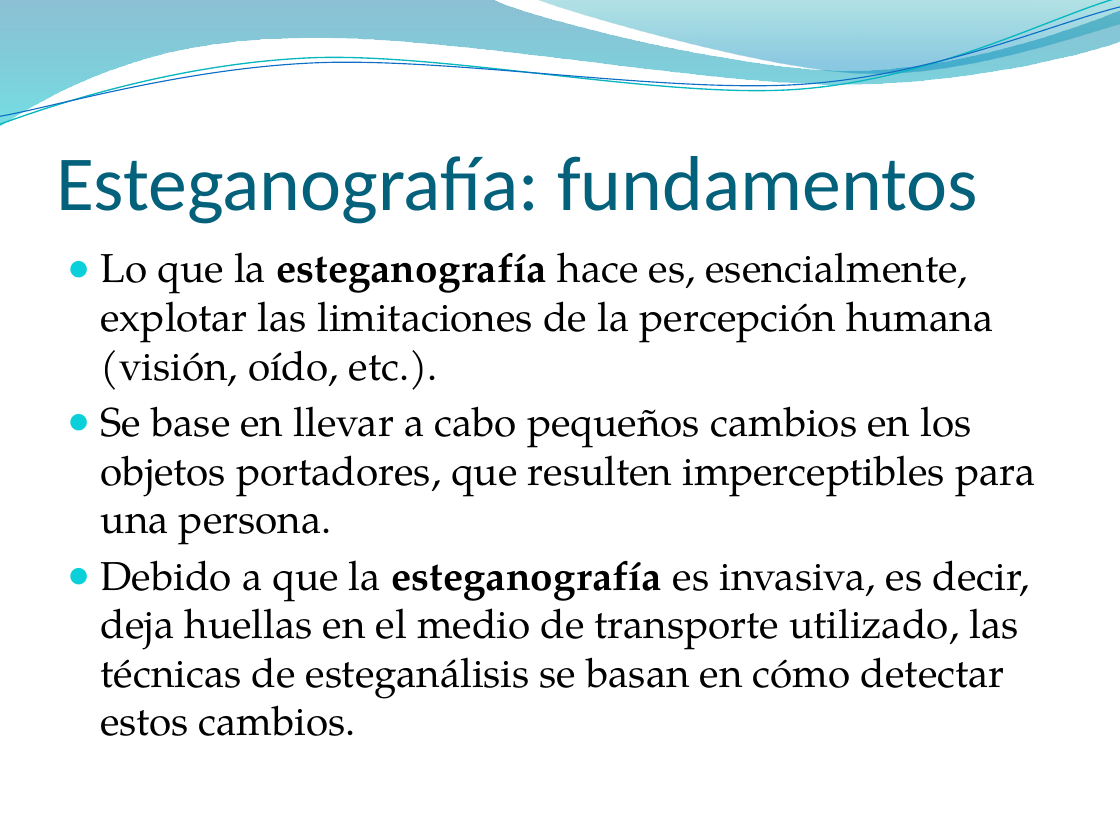
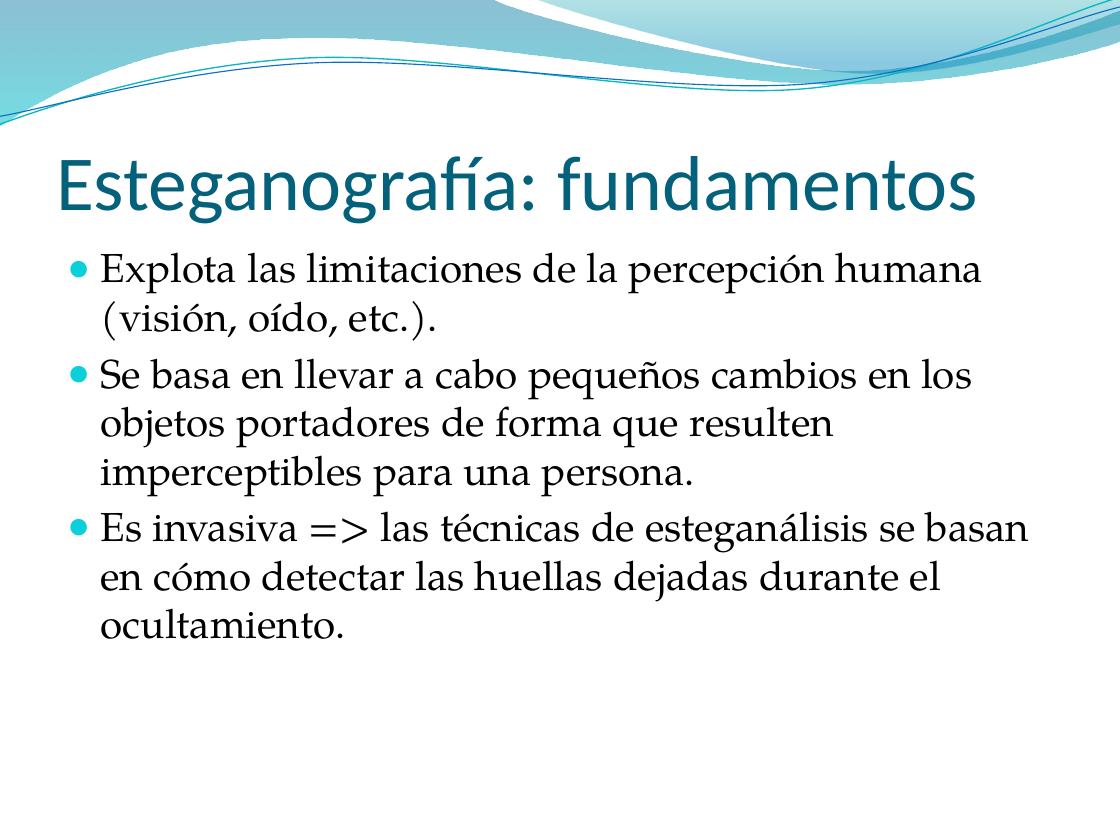
Before and after one commit to pasruiben/esteganografia-criptografia, a slide deck: slide 5 of doc/Ocultar datos en archivos de sonido.pptx. Drawn at 1120x840 pixels with LibreOffice and Linux fonts; fonts in the diff are those of the drawing; background and template pictures are left out. Boxes give left, top, right and bottom in pixels: in the first picture for what was removed or moved away, otherwise in the second. Text is boxed around its words. In the diff, an @@ line names an element or a change of style, - is before the commit and + after.

```diff
--- a/doc/Ocultar datos en archivos de sonido.pptx
+++ b/doc/Ocultar datos en archivos de sonido.pptx
@@ text at (101, 252, 1030, 639): text changed @@
-● Lo que la esteganografía hace es, esencialmente, explotar las limitaciones de la percepción humana (visión, oído, etc.).
-● Se base en llevar a cabo pequeños cambios en los objetos portadores, que resulten imperceptibles para una persona.
-● Debido a que la esteganografía es invasiva, es decir, deja huellas en el medio de transporte utilizado, las técnicas de esteganálisis se basan en cómo detectar estos cambios.
+● Explota las limitaciones de la percepción humana (visión, oído, etc.).
+● Se basa en llevar a cabo pequeños cambios en los objetos portadores de forma que resulten imperceptibles para una persona.
+● Es invasiva => las técnicas de esteganálisis se basan en cómo detectar las huellas dejadas durante el ocultamiento.
```
Also in this commit, not shown: 6 other slides changed, 12 slides added, 2 slides removed.
